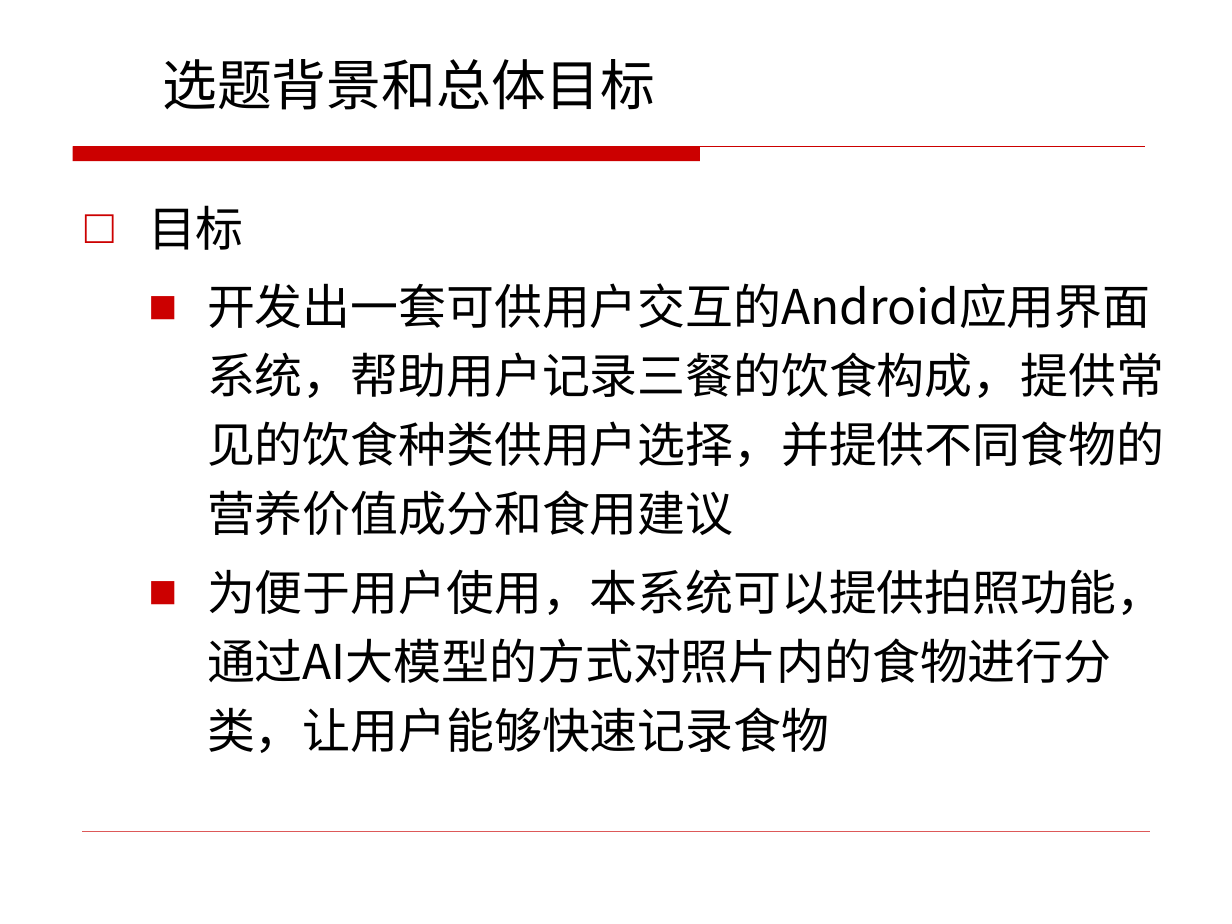
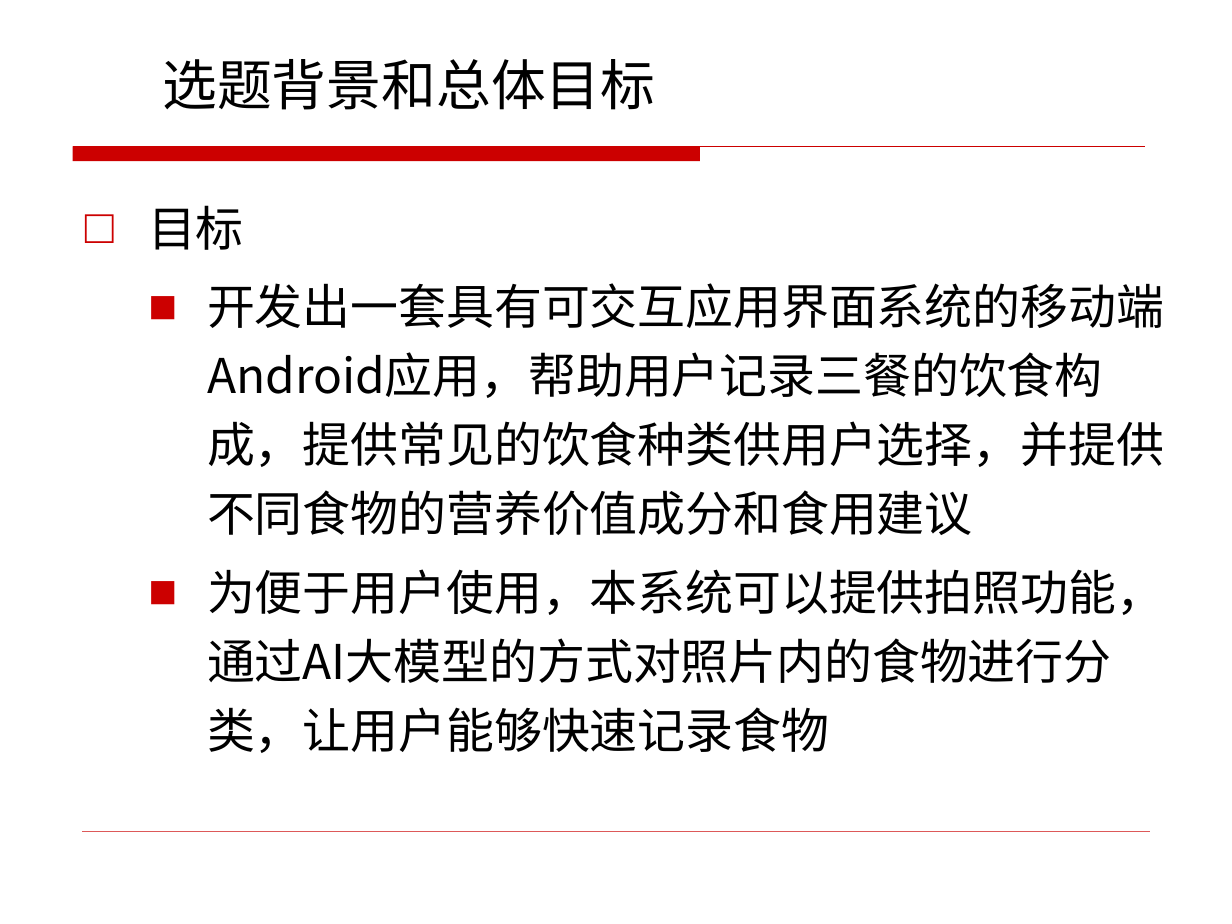
Before and after one commit to bensaku/ikun-home, a slide deck: slide 4 of 毕业设计/2021215239-王珂-软件学院本科毕业设计汇报检查PPT（第1次）.pptx. Drawn at 1232x924 pixels with LibreOffice and Linux fonts; fonts in the diff are those of the drawing; background and template pictures are left out. Boxes give left, top, right and bottom in pixels: in the first picture for what was removed or moved away, otherwise in the second. Text is boxed around its words. In the diff, an @@ line names an element or a change of style, - is before the commit and + after.

```diff
--- a/毕业设计/2021215239-王珂-软件学院本科毕业设计汇报检查PPT（第1次）.pptx
+++ b/毕业设计/2021215239-王珂-软件学院本科毕业设计汇报检查PPT（第1次）.pptx
@@ text at [207, 283, 1164, 535]: text changed @@
-  ■ 开发出一套可供用户交互的Android应用界面系统，帮助用户记录三餐的饮食构成，提供常见的饮食种类供用户选择，并提供不同食物的营养价值成分和食用建议
+  ■ 开发出一套具有可交互应用界面系统的移动端Android应用，帮助用户记录三餐的饮食构成，提供常见的饮食种类供用户选择，并提供不同食物的营养价值成分和食用建议
```
Also in this commit, not shown: 1 other slide changed.
